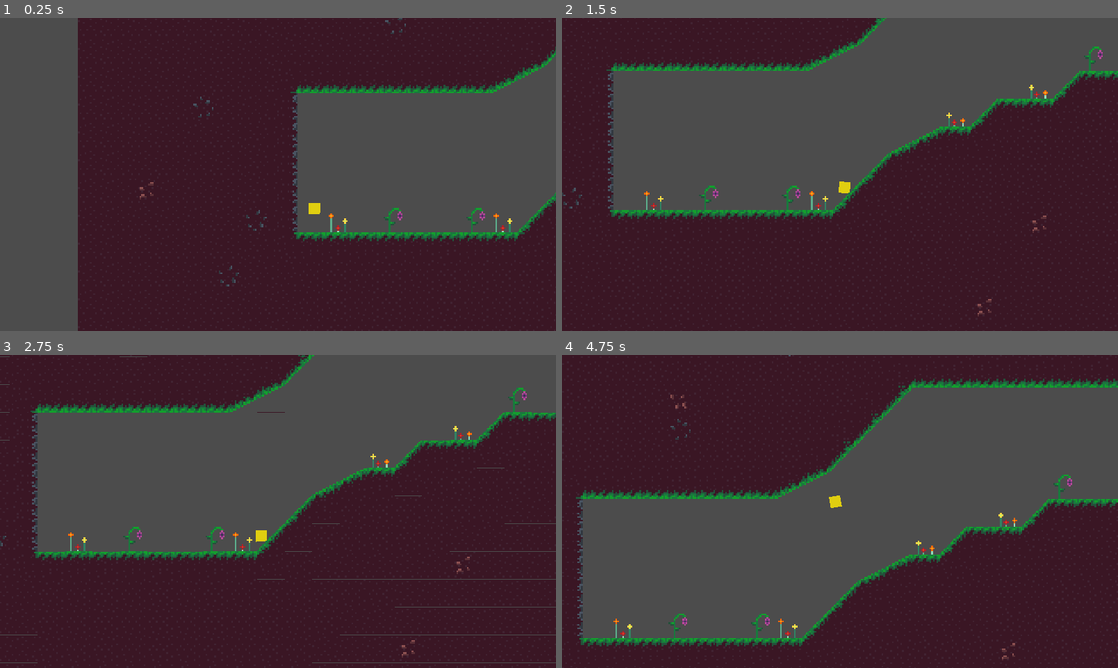
Above: before the commit, frames 1-4 (two rows, left to right).
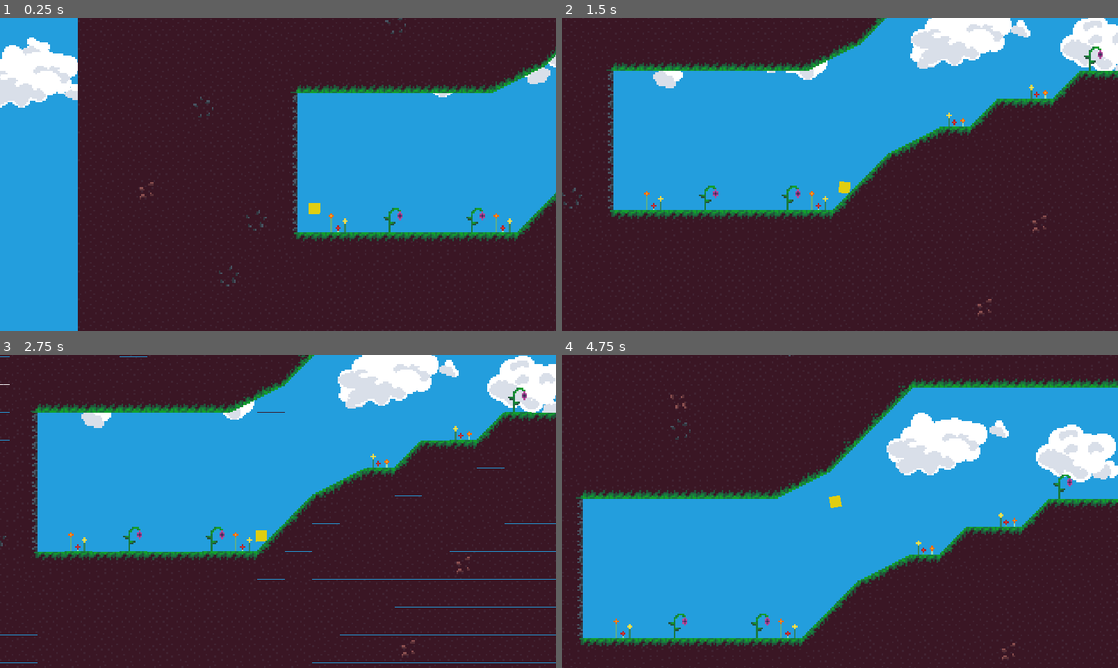
Above: after the commit, the same moments.

Repository: MarioCakeDev/jump-and-shoot
Game: Godot game, scene res://Game.tscn
Same seed, same stepped clock (60 frames per second), same inputs: the game is played once before the commit and once after it.
Inputs (mouse positions are in pixels of both pictures, inside the frame that each line leads up to):
- Up to frame 1 (0.25 s): no input
- Up to frame 2 (1.5 s): move the mouse to (962, 158) at 0.52 s; hold D (right) from 0.53 s (still down); tap I (togglePropell) at 0.6 s; click (962, 158) at 0.67 s; tap Space (jump) at 0.77 s; move the mouse to (728, 190) at 1.27 s; tap U (toggleRunSpeed) at 1.35 s
- Up to frame 3 (2.75 s): tap Space (jump) at 1.52 s; move the mouse to (333, 442) at 2.02 s; release D (right) at 2.03 s; hold A (left) from 2.03 s (still down); tap Z (toggleShoot) at 2.1 s
- Up to frame 4 (4.75 s): move the mouse to (812, 574) at 2.77 s; release A (left) at 2.78 s; hold D (right) 2.78-4.28 s; tap I (togglePropell) at 2.85 s; click (812, 574) at 2.92 s; tap Space (jump) at 3.02, 3.77, 4.52 s; move the mouse to (1006, 558) at 3.52 s; tap U (toggleRunSpeed) at 3.6 s; move the mouse to (673, 464) at 4.27 s; hold A (left) from 4.28 s (still down); tap Z (toggleShoot) at 4.35 s

The runs differ from the first frame. In frame 1, 35% of the frame differs, in the area x 0-100%, y 0-100%; in frame 2, 33%; in frame 3, 35%; in frame 4, 42%, in the area x 3-100%, y 10-91%.

Commit message:
add parallax background

Diff:
--- a/Game.tscn
+++ b/Game.tscn
@@ -1,8 +1,11 @@
-[gd_scene load_steps=27 format=2]
+[gd_scene load_steps=30 format=2]
 
 [ext_resource path="res://Player.gd" type="Script" id=1]
 [ext_resource path="res://assets/tilemap.png" type="Texture" id=2]
 [ext_resource path="res://assets/Jump.wav" type="AudioStream" id=3]
+[ext_resource path="res://assets/blue.png" type="Texture" id=4]
+[ext_resource path="res://assets/bigclouds.png" type="Texture" id=5]
+[ext_resource path="res://assets/smallclouds.png" type="Texture" id=6]
 
 [sub_resource type="AudioStreamRandomPitch" id=1]
 audio_stream = ExtResource( 3 )
@@ -19,45 +22,45 @@
 gradient = SubResource( 3 )
 width = 1
 
+[sub_resource type="ConvexPolygonShape2D" id=5]
+points = PoolVector2Array( 0, 0, 16, 0, 16, 16, 0, 16 )
+
+[sub_resource type="ConvexPolygonShape2D" id=6]
+points = PoolVector2Array( 0, 0, 16, 0, 16, 16, 0, 16 )
+
+[sub_resource type="ConvexPolygonShape2D" id=7]
+points = PoolVector2Array( 0, 0, 16, 0, 16, 16, 0, 16 )
+
+[sub_resource type="ConvexPolygonShape2D" id=8]
+points = PoolVector2Array( 16, 16, 0, 16, 0, 0, 16, 0 )
+
+[sub_resource type="ConvexPolygonShape2D" id=9]
+points = PoolVector2Array( 0, 0, 16, 0, 16, 16, 0, 16 )
+
 [sub_resource type="ConvexPolygonShape2D" id=10]
 points = PoolVector2Array( 0, 0, 16, 0, 16, 16, 0, 16 )
 
 [sub_resource type="ConvexPolygonShape2D" id=11]
-points = PoolVector2Array( 0, 0, 16, 0, 16, 16, 0, 16 )
-
-[sub_resource type="ConvexPolygonShape2D" id=14]
-points = PoolVector2Array( 0, 0, 16, 0, 16, 16, 0, 16 )
-
-[sub_resource type="ConvexPolygonShape2D" id=15]
-points = PoolVector2Array( 16, 16, 0, 16, 0, 0, 16, 0 )
-
-[sub_resource type="ConvexPolygonShape2D" id=16]
-points = PoolVector2Array( 0, 0, 16, 0, 16, 16, 0, 16 )
-
-[sub_resource type="ConvexPolygonShape2D" id=17]
-points = PoolVector2Array( 0, 0, 16, 0, 16, 16, 0, 16 )
-
-[sub_resource type="ConvexPolygonShape2D" id=23]
 points = PoolVector2Array( 0, 8.01045, 16, 0, 16, 16, 0, 16 )
 
-[sub_resource type="ConvexPolygonShape2D" id=24]
+[sub_resource type="ConvexPolygonShape2D" id=12]
 points = PoolVector2Array( 16, 7.94554, 16, 16, 0, 16, 0, 0 )
-
-[sub_resource type="ConvexPolygonShape2D" id=12]
-points = PoolVector2Array( 16, 16, 0, 16, 0, 0, 16, 0 )
-
-[sub_resource type="ConvexPolygonShape2D" id=25]
-points = PoolVector2Array( 0, 0, 16, 0, 16, 16, 0, 16 )
-
-[sub_resource type="ConvexPolygonShape2D" id=26]
-points = PoolVector2Array( 0, 0, 16, 0, 16, 16, 0, 16 )
-
-[sub_resource type="ConvexPolygonShape2D" id=27]
-points = PoolVector2Array( 0, 0, 16, 0, 16, 16, 0, 16 )
 
 [sub_resource type="ConvexPolygonShape2D" id=13]
 points = PoolVector2Array( 16, 16, 0, 16, 0, 0, 16, 0 )
 
+[sub_resource type="ConvexPolygonShape2D" id=14]
+points = PoolVector2Array( 0, 0, 16, 0, 16, 16, 0, 16 )
+
+[sub_resource type="ConvexPolygonShape2D" id=15]
+points = PoolVector2Array( 0, 0, 16, 0, 16, 16, 0, 16 )
+
+[sub_resource type="ConvexPolygonShape2D" id=16]
+points = PoolVector2Array( 0, 0, 16, 0, 16, 16, 0, 16 )
+
+[sub_resource type="ConvexPolygonShape2D" id=17]
+points = PoolVector2Array( 16, 16, 0, 16, 0, 0, 16, 0 )
+
 [sub_resource type="ConvexPolygonShape2D" id=18]
 points = PoolVector2Array( 16, 16, 0, 16, 0, 0, 16, 0 )
 
@@ -554,8 +557,42 @@
 
 [node name="TileMap" type="TileMap" parent="."]
 scale = Vector2( 3.95388, 4 )
-tile_set = SubResource( 9 )
+tile_set = SubResource( 23 )
 cell_size = Vector2( 16, 16 )
 collision_mask = 0
 format = 1
 tile_data = PoolIntArray( -1114105, -1610612716, 0, -1114104, -1610612716, 0, -1114103, -1610612716, 0, -1114102, -1610 …(26995 unchanged characters)…
+
+[node name="ParallaxBackground" type="ParallaxBackground" parent="."]
+
+[node name="blue BG" type="ParallaxLayer" parent="ParallaxBackground"]
+motion_mirroring = Vector2( 2560, 720 )
+
+[node name="Sprite" type="Sprite" parent="ParallaxBackground/blue BG"]
+scale = Vector2( 8, 8 )
+texture = ExtResource( 4 )
+centered = false
+__meta__ = {
+"_editor_description_": "sss"
+}
+
+[node name="small clouds" type="ParallaxLayer" parent="ParallaxBackground"]
+position = Vector2( 0, 228 )
+motion_scale = Vector2( 0.7, 0.7 )
+motion_mirroring = Vector2( 2560, 0 )
+
+[node name="Sprite" type="Sprite" parent="ParallaxBackground/small clouds"]
+position = Vector2( 0, -385.723 )
+scale = Vector2( 4, 4 )
+texture = ExtResource( 6 )
+centered = false
+
+[node name="big clouds" type="ParallaxLayer" parent="ParallaxBackground"]
+motion_scale = Vector2( 0.8, 0.8 )
+motion_mirroring = Vector2( 2560, 0 )
+
+[node name="Sprite" type="Sprite" parent="ParallaxBackground/big clouds"]
+position = Vector2( 0, -139.241 )
+scale = Vector2( 4, 4 )
+texture = ExtResource( 5 )
+centered = false
--- a/project.godot
+++ b/project.godot
@@ -31,6 +31,29 @@
 window/size/resizable=false
 window/stretch/mode="2d"
 window/stretch/aspect="keep"
+
+[importer_defaults]
+
+texture={
+"compress/bptc_ldr": 0,
+"compress/hdr_mode": 0,
+"compress/lossy_quality": 0.7,
+"compress/mode": 0,
+"compress/normal_map": 0,
+"detect_3d": false,
+"flags/anisotropic": false,
+"flags/filter": true,
+"flags/mipmaps": false,
+"flags/repeat": 0,
+"flags/srgb": 2,
+"process/HDR_as_SRGB": false,
+"process/fix_alpha_border": true,
+"process/invert_color": false,
+"process/premult_alpha": false,
+"size_limit": 0,
+"stream": false,
+"svg/scale": 1.0
+}
 
 [input]
 
Not shown: 14 places in Game.tscn that only renumber resources
Binary file added: assets/bigclouds.png
Not shown, added: assets/bigclouds.png.import
Binary file added: assets/blue.png
Not shown, added: assets/blue.png.import
Binary file added: assets/smallclouds.png
Not shown, added: assets/smallclouds.png.import
